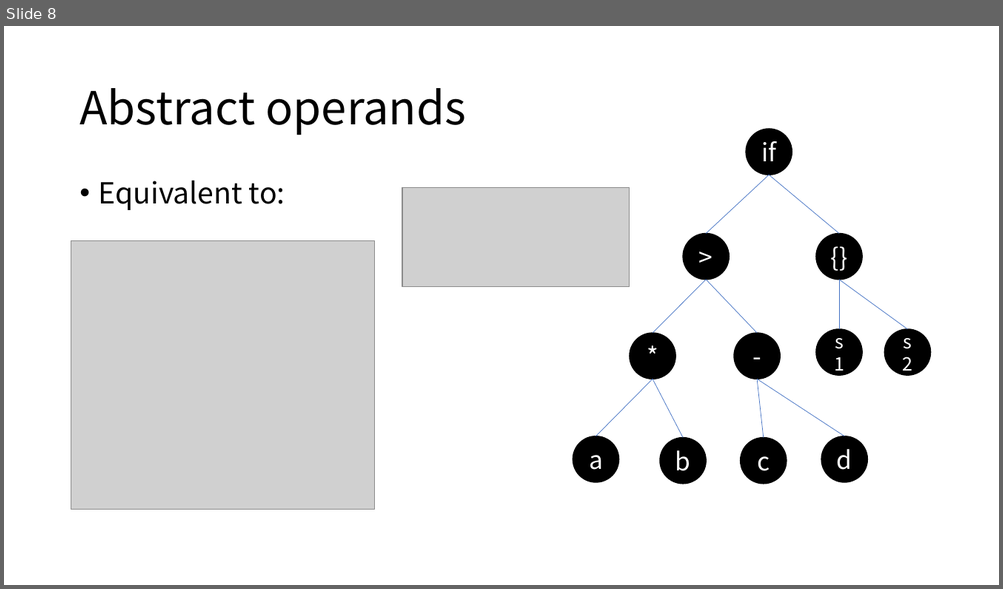
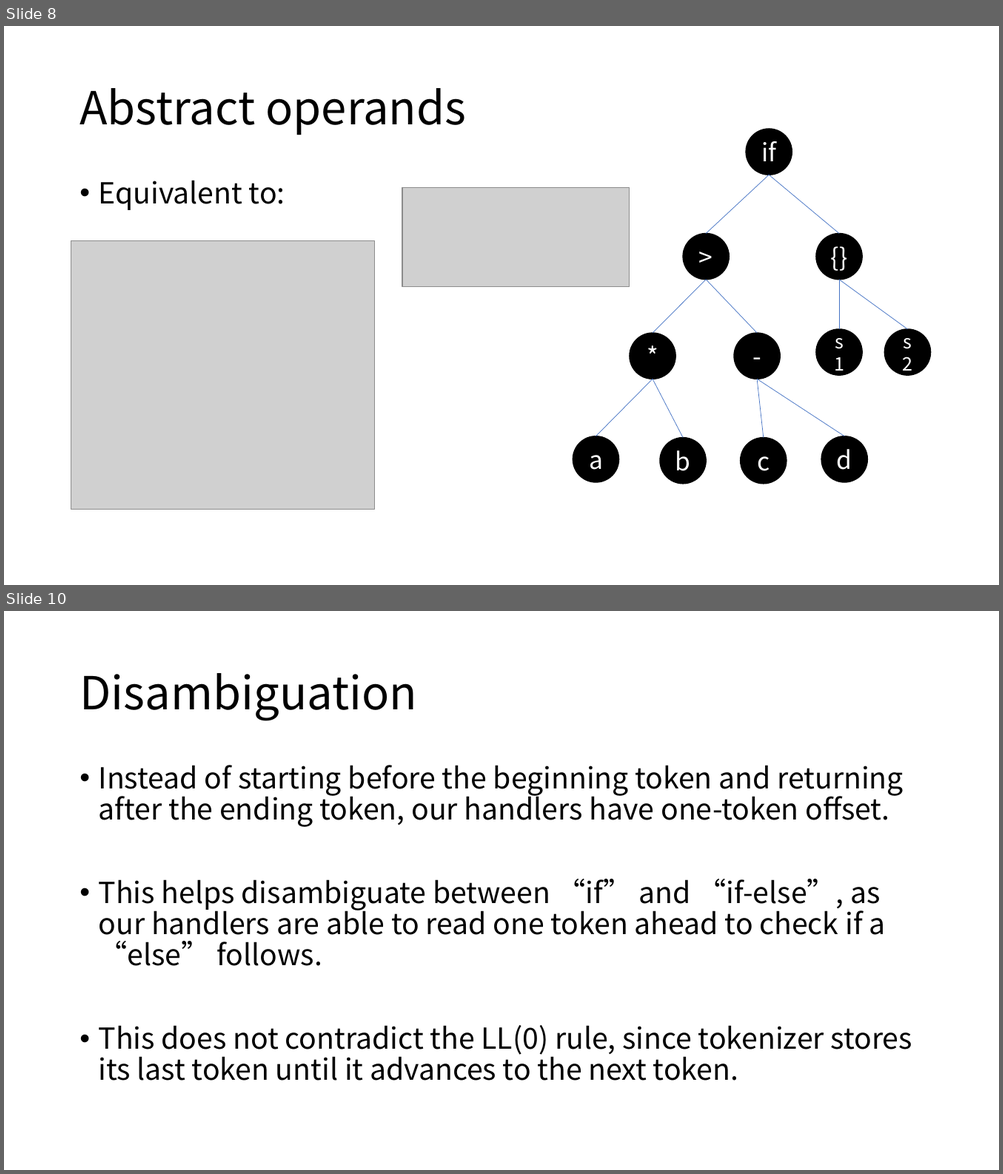
Before and after one commit to jisuansiwei2017/SDCT-2017-Fall, a slide deck: weekly_report/group2/第8周汇报.pptx. Shown one above the other, each under a label of ours: slide 8 before the commit, slides 8 and 10 after it; the slides between them are not shown. The pictures are 1003x589 and 1003x1174 pixels, drawn with LibreOffice and Linux fonts; fonts in the diff are those of the drawing; grey boxes stand for pictures. Boxes give left, top, right and bottom in pixels: in the first picture for what was removed or moved away, otherwise in the second. Text is boxed around its words. In the diff, an @@ line names an element or a change of style, - is before the commit and + after.

```diff
--- a/weekly_report/group2/第8周汇报.pptx
+++ b/weekly_report/group2/第8周汇报.pptx
@@ slide 10 added at bbox=[4, 611, 999, 1170], background #FFFFFF @@
@@ title added at bbox=[79, 673, 417, 721], 44 pt, text #000000 @@
+Disambiguation
@@ text added at bbox=[99, 765, 912, 1081], 28 pt, text #000000 @@
+• Instead of starting before the beginning token and returning after the ending token, our handlers have one-token offset.
+• This helps disambiguate between “if” and “if-else”, as our handlers are able to read one token ahead to check if a “else” follows.
+• This does not contradict the LL(0) rule, since tokenizer stores its last token until it advances to the next token.
```
Also in this commit, not shown: 1 slide changed, 5 other slides added.
